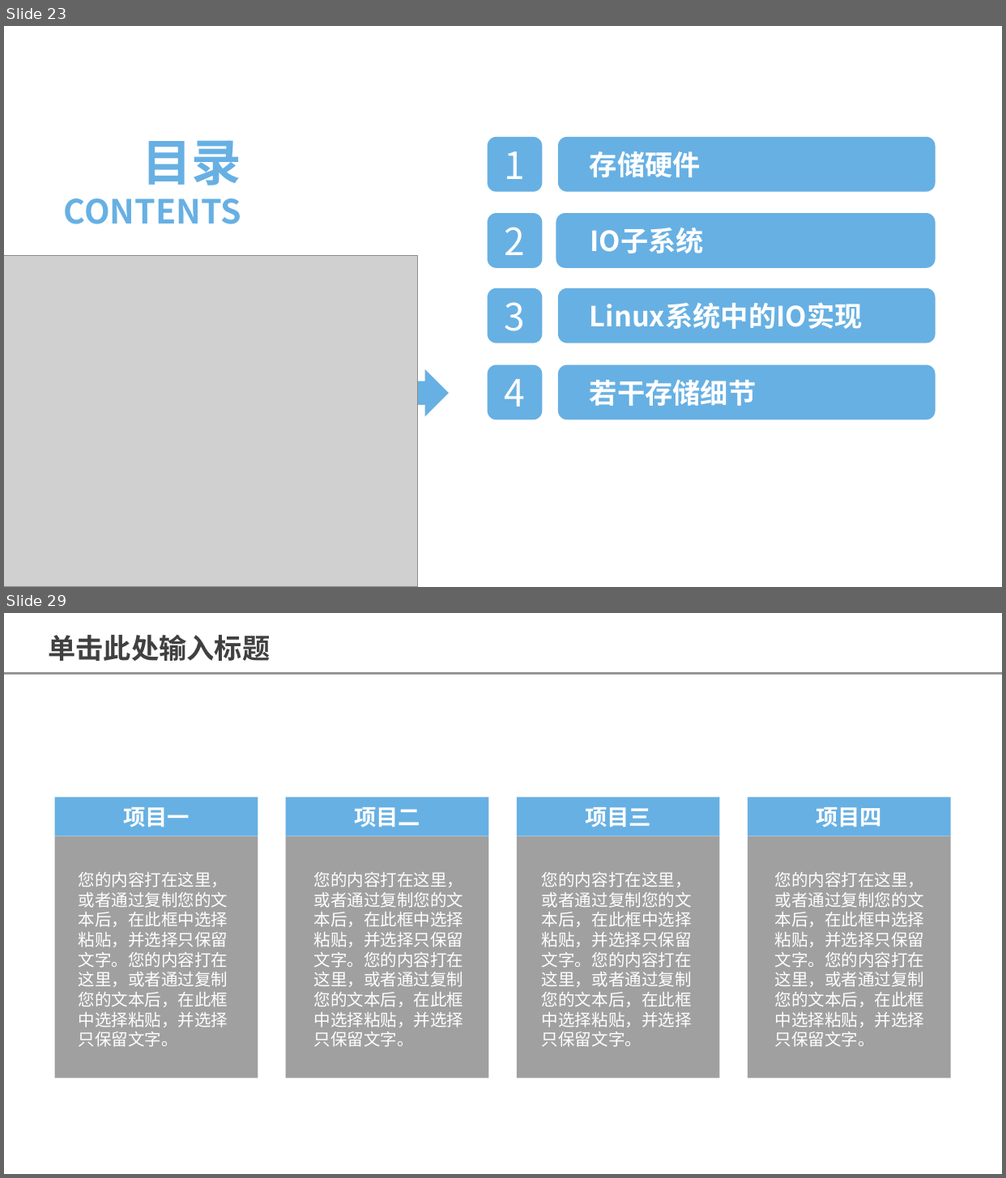
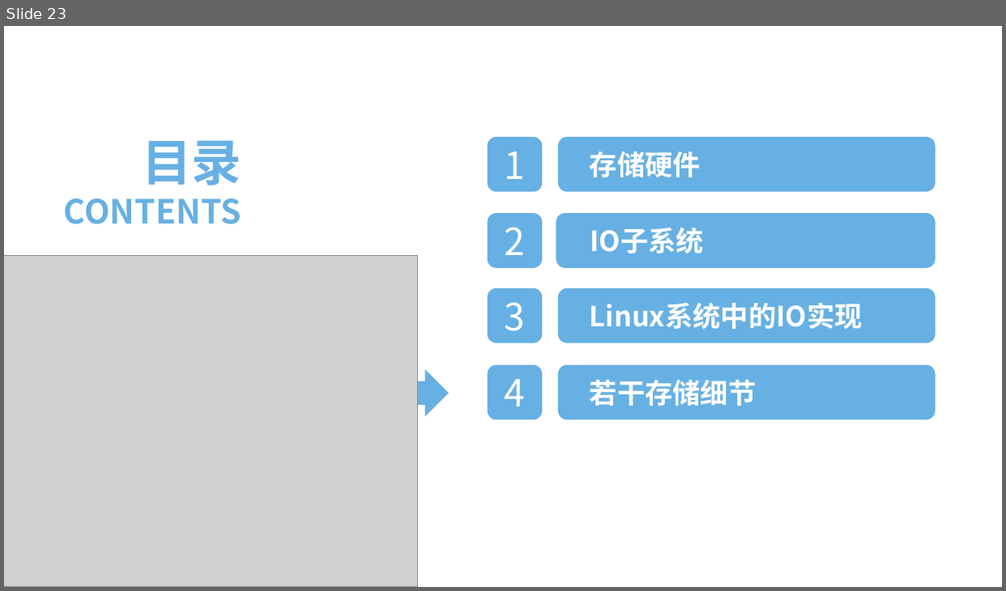
Before and after one commit to foreverfruit/Doc, a slide deck: 学习汇报.pptx. Shown one above the other, each under a label of ours: slides 23 and 29 before the commit, slide 23 after it; the slides between them are not shown. The pictures are 1006x1178 and 1006x591 pixels, drawn with LibreOffice and Linux fonts; fonts in the diff are those of the drawing; grey boxes stand for pictures. Boxes give left, top, right and bottom in pixels: in the first picture for what was removed or moved away, otherwise in the second. Text is boxed around its words. In the diff, an @@ line names an element or a change of style, - is before the commit and + after.

```diff
--- a/学习汇报.pptx
+++ b/学习汇报.pptx
@@ slide 29 removed at <box>4,613,1002,1174</box>, background #FFFFFF @@
@@ text removed at <box>48,635,270,661</box> @@
-单击此处输入标题
@@ line removed from (4, 674) to (1002, 674) @@
@@ rectangle removed at <box>55,798,258,837</box> @@
@@ rectangle removed at <box>285,798,489,837</box> @@
@@ rectangle removed at <box>517,798,721,837</box> @@
@@ rectangle removed at <box>748,798,951,837</box> @@
@@ text removed at <box>123,807,189,828</box> @@
-项目一
@@ text removed at <box>354,807,420,828</box> @@
-项目二
@@ text removed at <box>585,807,651,828</box> @@
-项目三
@@ text removed at <box>816,807,882,828</box> @@
-项目四
@@ rectangle removed at <box>55,837,258,1078</box> @@
@@ rectangle removed at <box>285,837,489,1078</box> @@
@@ rectangle removed at <box>517,837,721,1078</box> @@
@@ rectangle removed at <box>748,837,951,1078</box> @@
@@ text removed at <box>79,872,228,1047</box> @@
-您的内容打在这里，或者通过复制您的文本后，在此框中选择粘贴，并选择只保留文字。您的内容打在这里，或者通过复制您的文本后，在此框中选择粘贴，并选择只保留文字。
@@ text removed at <box>314,872,464,1047</box> @@
-您的内容打在这里，或者通过复制您的文本后，在此框中选择粘贴，并选择只保留文字。您的内容打在这里，或者通过复制您的文本后，在此框中选择粘贴，并选择只保留文字。
@@ text removed at <box>542,872,692,1047</box> @@
-您的内容打在这里，或者通过复制您的文本后，在此框中选择粘贴，并选择只保留文字。您的内容打在这里，或者通过复制您的文本后，在此框中选择粘贴，并选择只保留文字。
@@ text removed at <box>775,872,925,1047</box> @@
-您的内容打在这里，或者通过复制您的文本后，在此框中选择粘贴，并选择只保留文字。您的内容打在这里，或者通过复制您的文本后，在此框中选择粘贴，并选择只保留文字。
```
Also in this commit, not shown: 1 slide changed, 1 slide added, 28 other slides removed, 1 other file.
